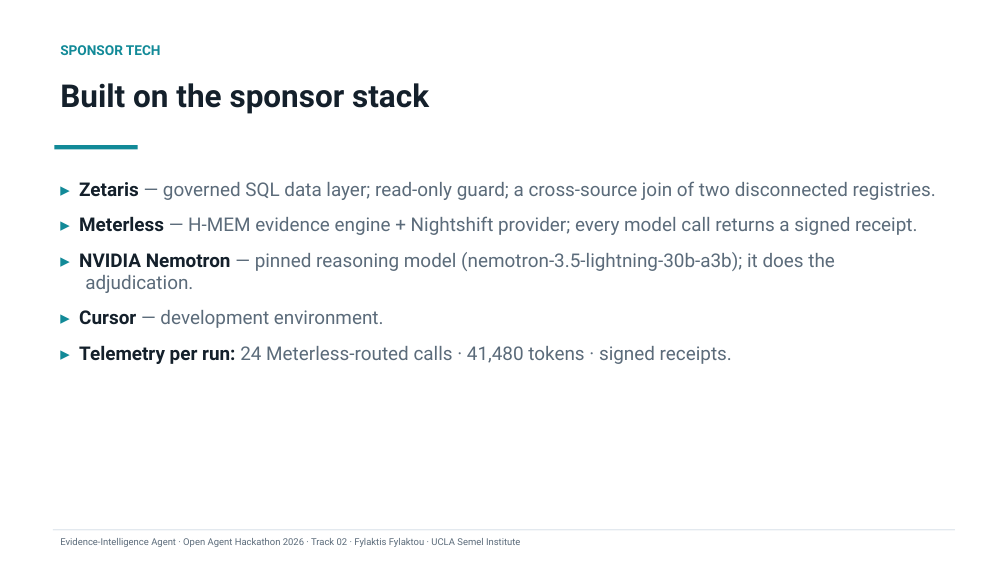
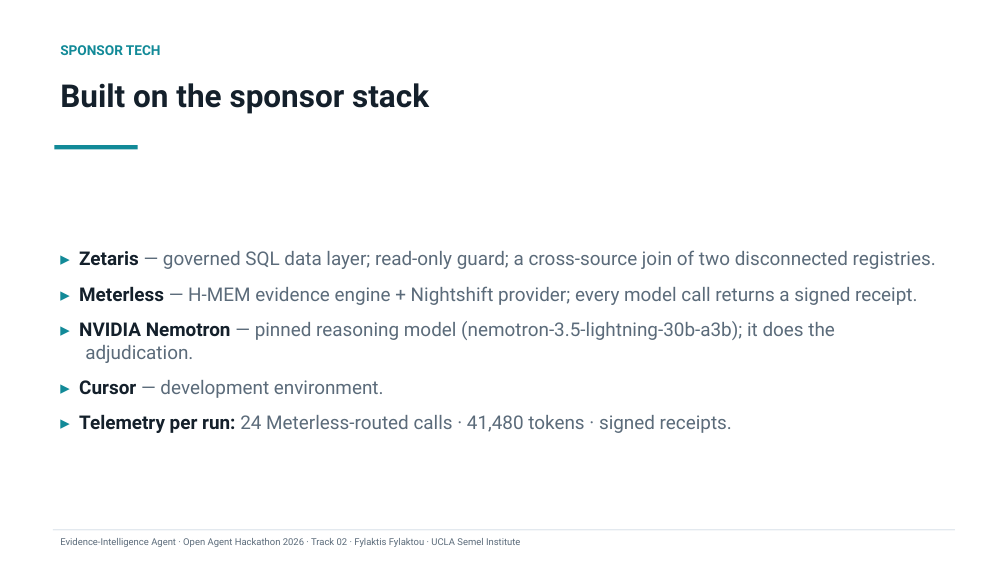
Before and after one commit to ffylaktis/open-agent-hack, a slide deck: slide 8 of deck/Evidence-Intelligence-Agent.pptx. Drawn at 1008x567 pixels with LibreOffice and Linux fonts; fonts in the diff are those of the drawing. Boxes give left, top, right and bottom in pixels: in the first picture for what was removed or moved away, otherwise in the second. Text is boxed around its words. In the diff, an @@ line names an element or a change of style, - is before the commit and + after.

```diff
--- a/deck/Evidence-Intelligence-Agent.pptx
+++ b/deck/Evidence-Intelligence-Agent.pptx
@@ text "▸ Zetaris — governed SQL ...": place and size @@
-text "▸ Zetaris — governed SQL ..." at [79,181,936,364]
+text "▸ Zetaris — governed SQL ..." at [79,250,936,433]
@@ text "▸ Zetaris — governed SQL ..." at [79,250,936,433]: vertical alignment top to middle @@
```
Also in this commit, not shown: 4 other slides changed, 1 other file.
